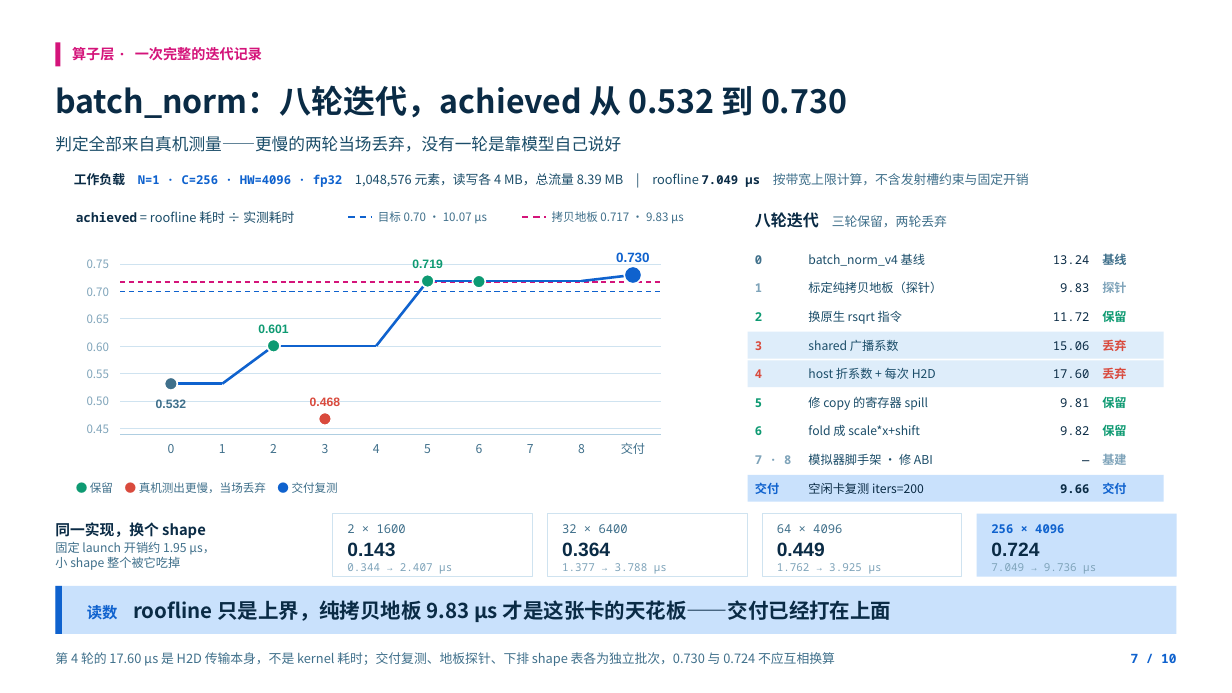
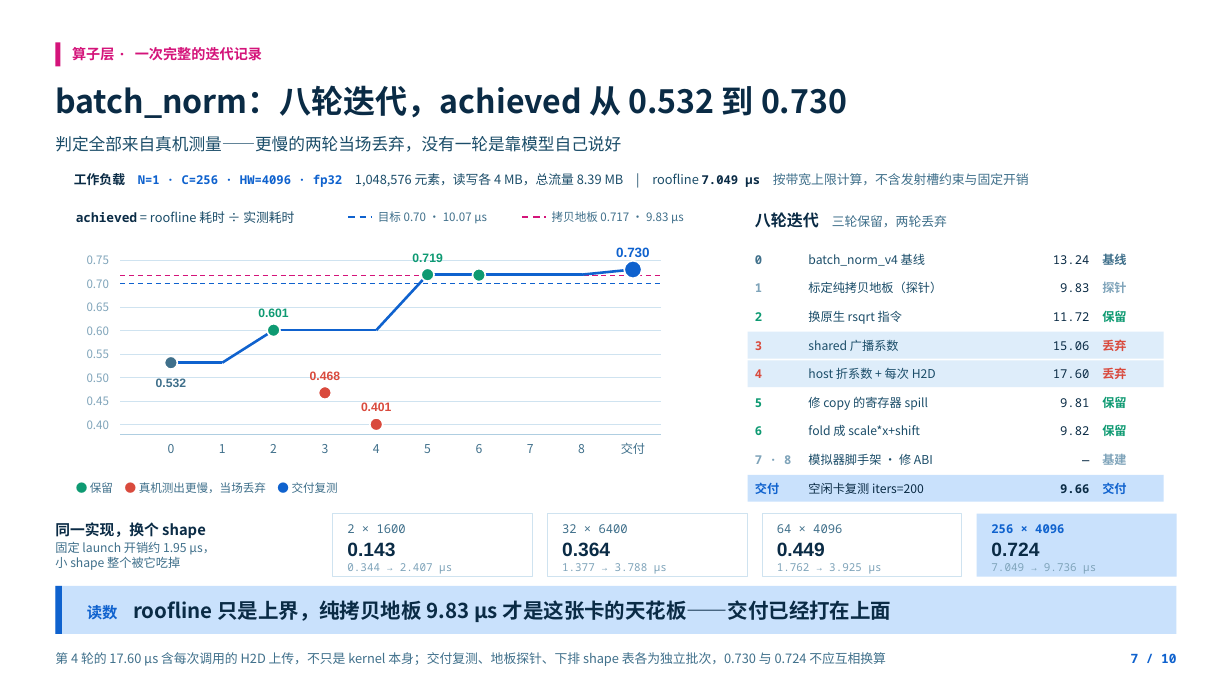
Before and after one commit to learning-sketch/sglang-maestro, a slide deck: slide 8 of slides/m100_agent_deck_1024.pptx. Drawn at 1232x693 pixels with LibreOffice and Linux fonts; fonts in the diff are those of the drawing; background and template pictures are left out. Boxes give left, top, right and bottom in pixels: in the first picture for what was removed or moved away, otherwise in the second. Text is boxed around its words. In the diff, an @@ line names an element or a change of style, - is before the commit and + after.

```diff
--- a/slides/m100_agent_deck_1024.pptx
+++ b/slides/m100_agent_deck_1024.pptx
@@ text "0.65": place and size @@
-text "0.65" at [87, 314, 109, 323]
+text "0.65" at [87, 302, 109, 311]
@@ line moved from (376, 346) - (428, 281) to (376, 330) - (428, 274) @@
@@ 8 lines, 4 texts, 3 ellipses: place and size @@
-8 lines, 4 texts, 3 ellipses at [87, 252, 661, 429]
+8 lines, 4 texts, 3 ellipses at [87, 247, 661, 425]
@@ line added from (120, 307) to (661, 307), #CFE3F0 0.75 pt @@
@@ 2 texts, 2 lines, 1 ellipse: place and size @@
-2 texts, 2 lines, 1 ellipse at [87, 324, 376, 352]
+2 texts, 2 lines, 1 ellipse at [87, 308, 376, 336]
@@ line moved from (120, 347) - (661, 347) to (120, 354) - (661, 354) @@
@@ line moved from (120, 319) - (661, 319) to (120, 331) - (661, 331) @@
@@ 2 texts, 1 line, 1 ellipse: place and size @@
-2 texts, 1 line, 1 ellipse at [87, 369, 223, 408]
+2 texts, 1 line, 1 ellipse at [87, 349, 223, 387]
@@ line moved from (223, 384) - (274, 346) to (223, 363) - (274, 330) @@
@@ line moved from (120, 374) - (661, 374) to (120, 378) - (661, 378) @@
@@ 2 texts, 1 ellipse: place and size @@
-2 texts, 1 ellipse at [87, 396, 340, 425]
+2 texts, 1 ellipse at [87, 371, 340, 399]
@@ text "0.45": place and size @@
-text "0.45" at [87, 424, 109, 433]
+text "0.45" at [87, 396, 109, 405]
@@ text added at [361, 402, 391, 411], 9.5 pt, text #D94A3D, bold @@
+0.401
@@ ellipse added at [370, 418, 383, 431], fill #D94A3D, outline #FFFFFF 1.25 pt @@
@@ text added at [87, 420, 109, 429], 9 pt, text #7FA4BA @@
+0.40
@@ text at [55, 652, 886, 666]: text changed @@
-第 4 轮的 17.60 µs 是 H2D 传输本身，不是 kernel 耗时；交付复测、地板探针、下排 shape 表各为独立批次，0.730 与 0.724 不应互相换算
+第 4 轮的 17.60 µs 含每次调用的 H2D 上传，不只是 kernel 本身；交付复测、地板探针、下排 shape 表各为独立批次，0.730 与 0.724 不应互相换算
```
Also in this commit, not shown: 5 other files.
